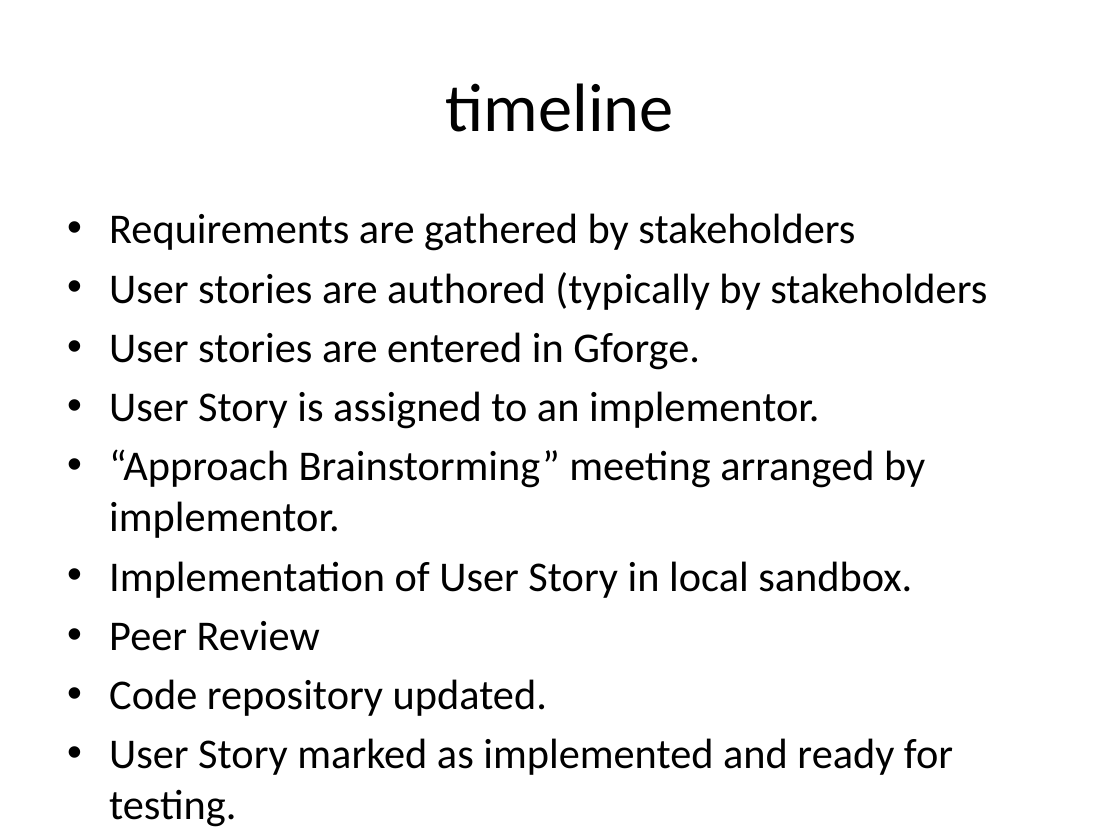
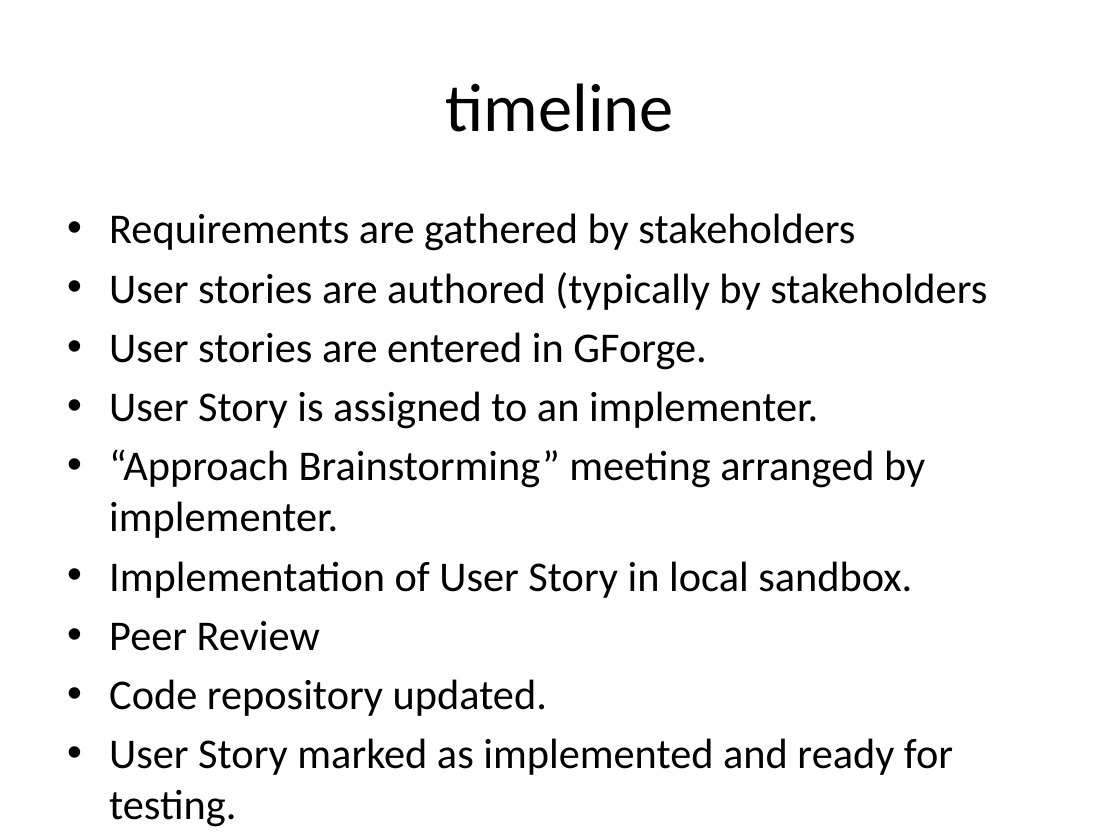
Before and after one commit to NCIP/caintegrator, a slide deck: slide 7 of docs/project_management/internal_meetings/caI2 – Iteration c1 - kickoff meeting.pptx. Drawn at 1120x840 pixels with LibreOffice and Linux fonts; fonts in the diff are those of the drawing. Boxes give left, top, right and bottom in pixels: in the first picture for what was removed or moved away, otherwise in the second. Text is boxed around its words. In the diff, an @@ line names an element or a change of style, - is before the commit and + after.

Commit message:
Fixed several typos.  No new material.

```diff
--- a/docs/project_management/internal_meetings/caI2 – Iteration c1 - kickoff meeting.pptx
+++ b/docs/project_management/internal_meetings/caI2 – Iteration c1 - kickoff meeting.pptx
@@ text at <box>109,332,925,538</box>: text changed @@
-• User stories are entered in Gforge.
-• User Story is assigned to an implementor.
-• “Approach Brainstorming” meeting arranged by implementor.
+• User stories are entered in GForge.
+• User Story is assigned to an implementer.
+• “Approach Brainstorming” meeting arranged by implementer.
```
Also in this commit, not shown: 4 other slides changed.
